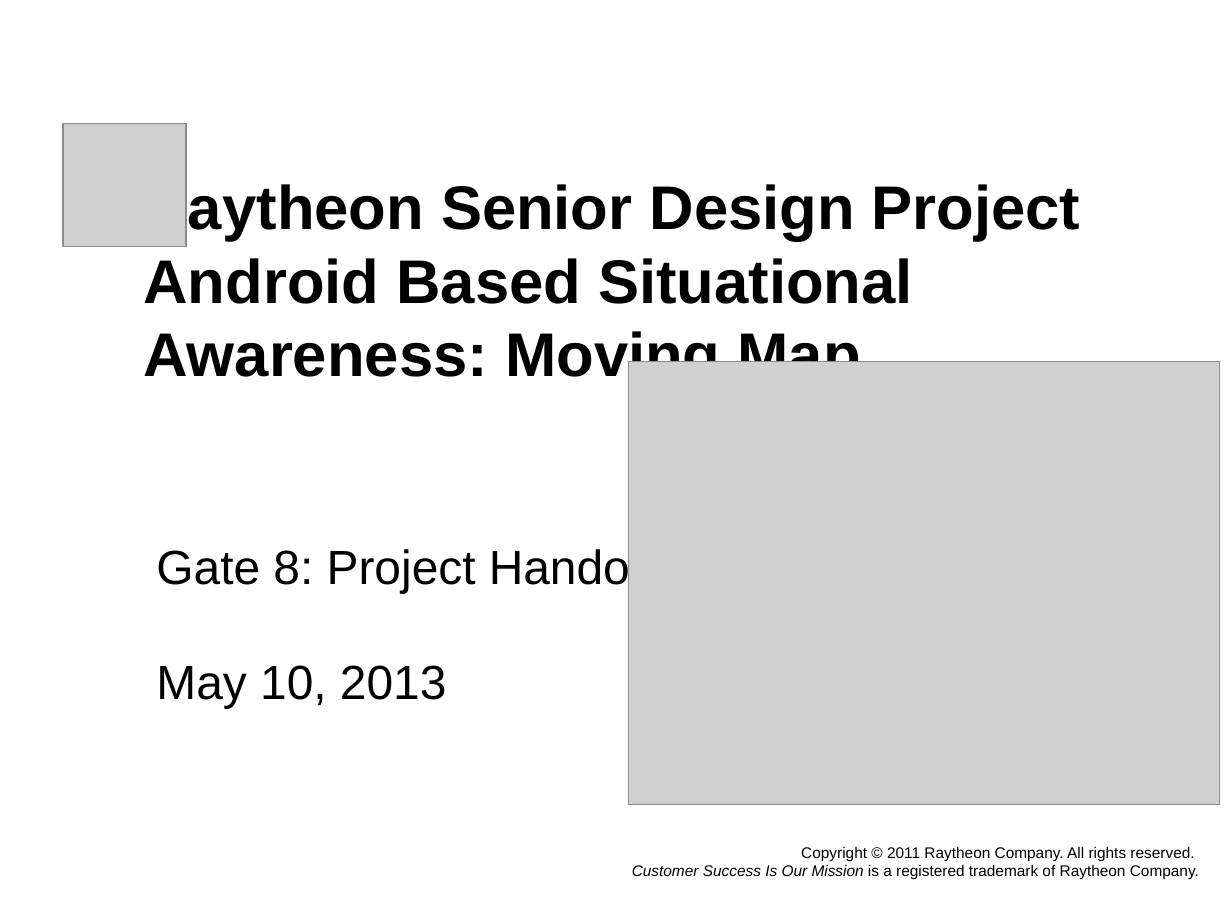
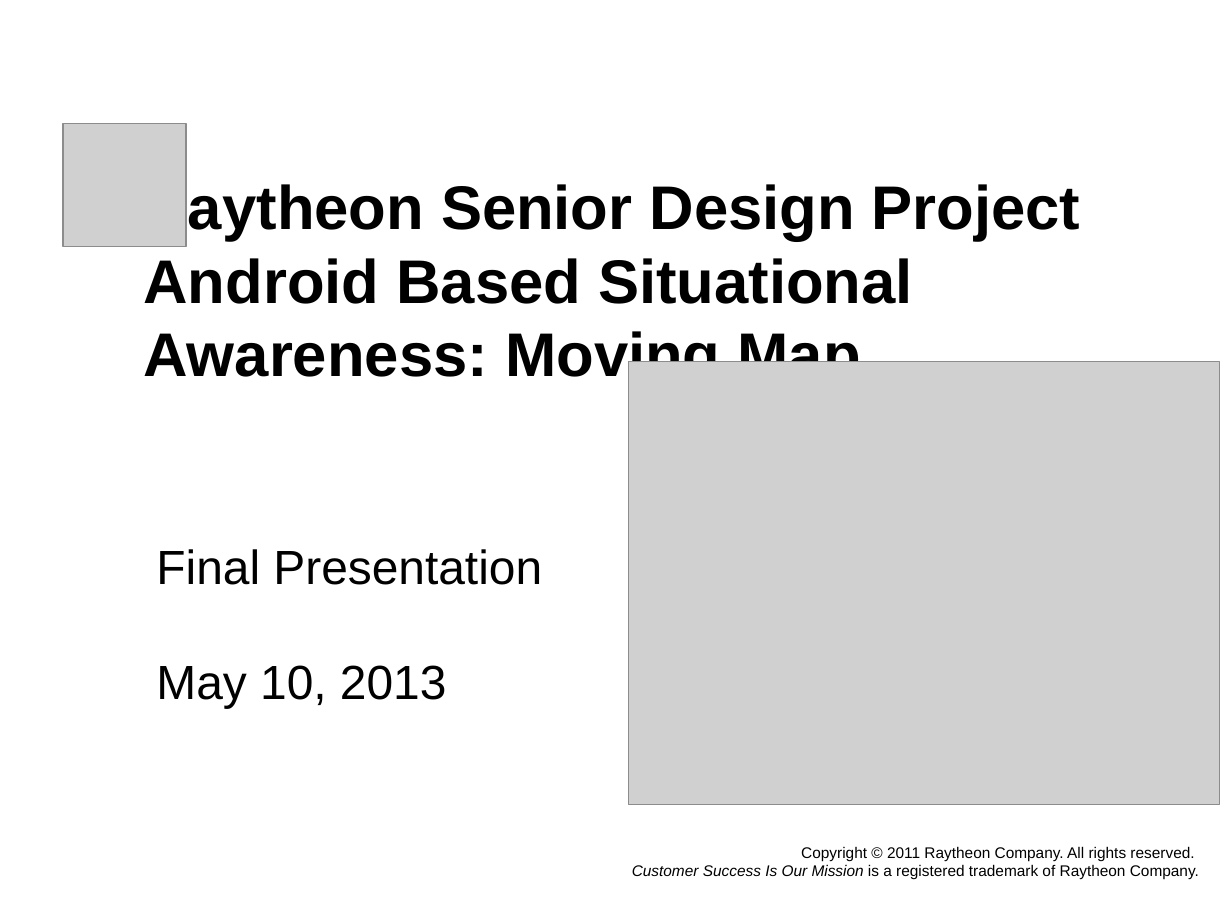
Before and after one commit to atniptw/Senior-Project, a slide deck: slide 1 of Documents/PowerPoints/Senior Design Project - Gate 8.pptx. Drawn at 1232x924 pixels with LibreOffice and Linux fonts; fonts in the diff are those of the drawing; grey boxes stand for pictures; background and template pictures are left out. Boxes give left, top, right and bottom in pixels: in the first picture for what was removed or moved away, otherwise in the second. Text is boxed around its words. In the diff, an @@ line names an element or a change of style, - is before the commit and + after.

```diff
--- a/Documents/PowerPoints/Senior Design Project - Gate 8.pptx
+++ b/Documents/PowerPoints/Senior Design Project - Gate 8.pptx
@@ text at [156,549,542,585]: text changed @@
-Gate 8: Project Handoff
+Final Presentation
```
Also in this commit, not shown: 16 other slides changed.
